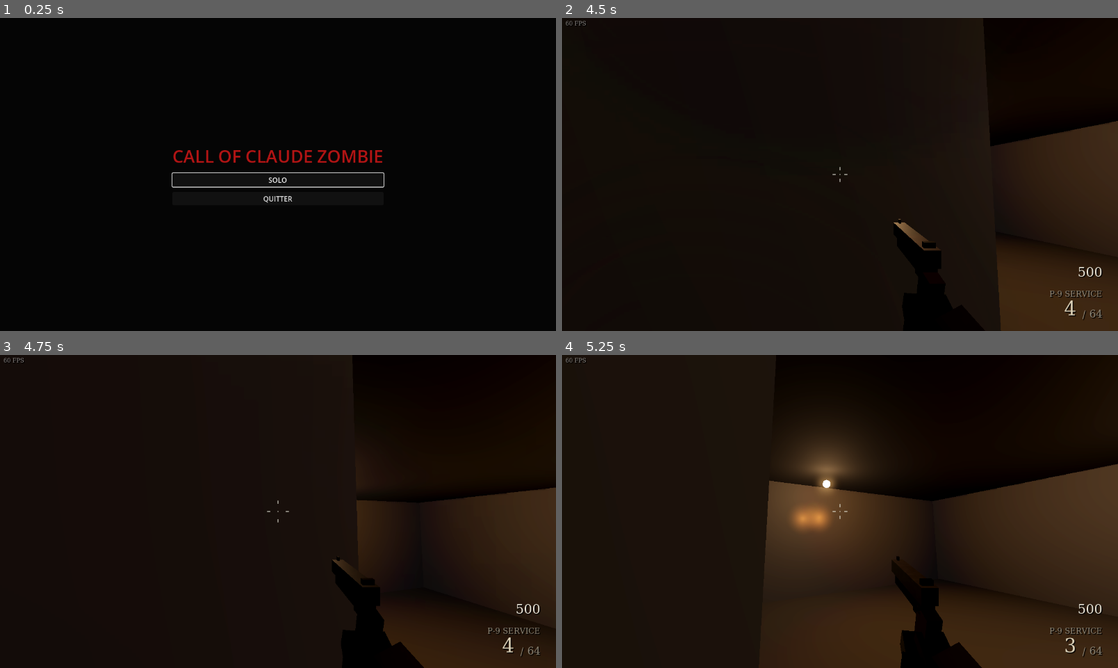
Above: before the commit, frames 1-4 (two rows, left to right).
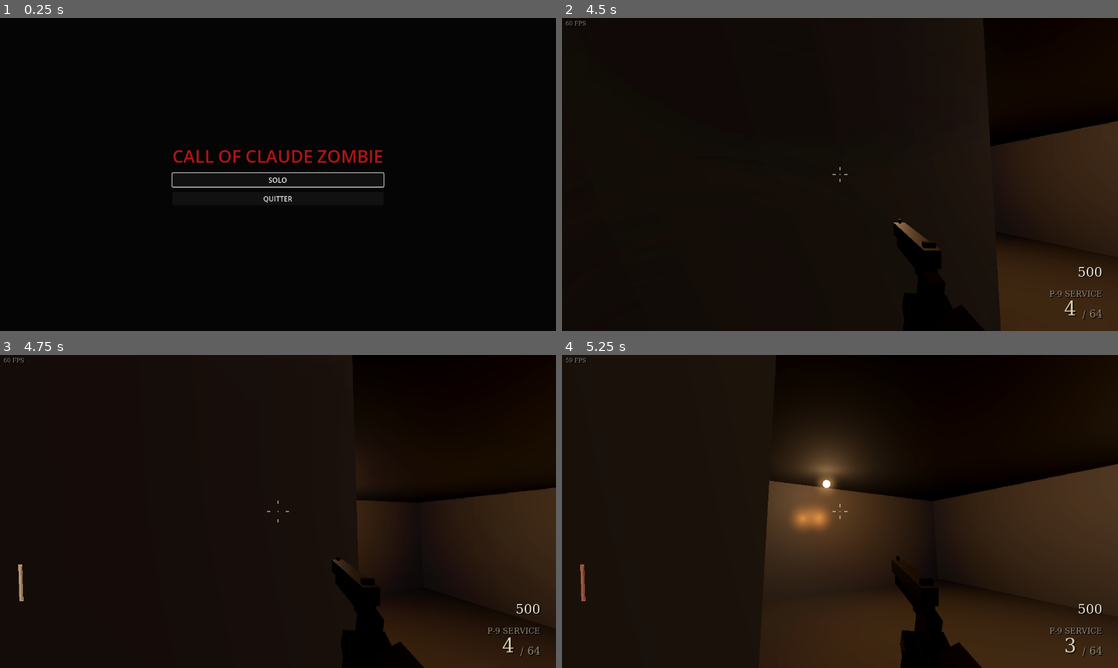
Above: after the commit, the same moments.

Repository: ValentinDelob/Claude-Of-Duty-Zombie
Game: Godot game, scene res://scenes/boot.tscn
Same seed, same stepped clock (60 frames per second), same inputs: the game is played once before the commit and once after it.
Inputs (mouse positions are in pixels of both pictures, inside the frame that each line leads up to):
- Up to frame 1 (0.25 s): no input
- Up to frame 2 (4.5 s): click "SOLO" at 0.5 s; move the mouse to (867, 174) at 1.27 s; hold Shift (sprint) 1.28-2.03 s; hold W (move_forward) from 1.28 s (still down); click (867, 174) at 1.42 s; tap Space (jump) at 1.52, 1.55, 1.82, 2.1, 2.27, 2.57, 3.05, 3.5, 3.77, 4.07 s; move the mouse to (812, 174) at 2.02 s; click (812, 174) at 2.17 s; tap Shift (sprint) at 2.3, 3.8 s; tap Enter at 2.75, 4.25 s; move the mouse to (851, 168) at 2.77 s; hold Right mouse button (aim) 2.78-3.53 s; click (851, 168) at 2.92 s; move the mouse to (834, 180) at 3.52 s; tap Ctrl (crouch) at 3.6 s; click (834, 180) at 3.67 s; move the mouse to (878, 177) at 4.27 s; press the mouse at (878, 177) at 4.28 s
- Up to frame 3 (4.75 s): keep holding W (move_forward); tap Space (jump) at 4.52, 4.55 s
- Up to frame 4 (5.25 s): tap Space (jump) at 4.82 s; tap Escape (pause) at 4.9 s; release W (move_forward) at 5 s; release the mouse at (878, 514) at 5 s; drag from (673, 464) to (756, 433) at 5.02 s

Frames 1-2 are identical in both runs. In frame 3, less than 0.1% of the frame differs, in the area x 3-5%, y 66-79%; in frame 4, less than 0.1%, in the area x 0-5%, y 0-79%.

Commit message:
feat: add round system
- RoundRules : formules pures et testées (nombre de zombies selon la manche
  et le nombre de joueurs, PV +100/manche puis x1,1 dès la manche 10,
  vivants max 24, cadence, répartition des vitesses)
- RoundManager (serveur) : manches, quotas, entractes, transitions
  diffusées aux clients, GameState PLAYING <-> ROUND_END
- les joueurs morts réapparaissent au début de la manche suivante
- HUD : compteur de manche (bâtons puis chiffres, pulsation)
- sons synthétisés : jingles de début/fin de manche, ambiance de bunker
- Spawner minimal sur les marqueurs de la carte
- tests unitaires + autotest round_system

Co-Authored-By: Claude Opus 5.5 <noreply@anthropic.com>

Diff:
--- a/scenes/game.tscn
+++ b/scenes/game.tscn
@@ -7,6 +7,7 @@
 [ext_resource type="Script" path="res://scripts/game/fx/fx.gd" id="5"]
 [ext_resource type="Script" path="res://scripts/game/zombies/zombie_manager.gd" id="6"]
 [ext_resource type="Script" path="res://scripts/game/points.gd" id="7"]
+[ext_resource type="Script" path="res://scripts/game/rounds/round_manager.gd" id="8"]
 
 [node name="Game" type="Node3D"]
 script = ExtResource("1")
@@ -20,6 +21,9 @@
 [node name="Points" type="Node" parent="."]
 script = ExtResource("7")
 
+[node name="Rounds" type="Node" parent="."]
+script = ExtResource("8")
+
 [node name="World" type="Node3D" parent="."]
 
 [node name="Players" type="Node3D" parent="."]
--- a/scripts/autoload/router.gd
+++ b/scripts/autoload/router.gd
@@ -21,6 +21,7 @@
 	Net.leave()
 	get_tree().paused = false
 	Input.mouse_mode = Input.MOUSE_MODE_VISIBLE
+	Audio.stop_music(1.0)
 	get_tree().change_scene_to_file.call_deferred(MENU_SCENE)
 	if GameState.state == GameState.State.DISCONNECTING:
 		GameState.set_state(GameState.State.MAIN_MENU)
--- a/scripts/game/game.gd
+++ b/scripts/game/game.gd
@@ -26,6 +26,8 @@
 @onready var combat: Combat = $Combat
 @onready var zombies: ZombieManager = $Zombies
 @onready var points: Points = $Points
+@onready var rounds: RoundManager = $Rounds
+var spawner: Spawner
 @onready var hud: Hud = $HUD
 
 
@@ -48,6 +50,7 @@
 	if multiplayer.is_server():
 		Net.all_loaded.connect(_on_all_loaded)
 		combat.player_fell.connect(_on_player_fell)
+	Audio.play_music("ambience_bunker", -6.0, 3.0)
 	Net.report_loaded()
 
 
@@ -56,6 +59,7 @@
 	map_data = MapData.parse(map_def.rows)
 	if multiplayer.is_server():
 		nav = NavGrid.new(map_data)
+		spawner = Spawner.new(self)
 	var builder := MapBuilder.new(map_data)
 	builder.materials = WorldLook.map_materials()
 	builder.build(world)
@@ -86,6 +90,9 @@
 		_spawn_player(pid, pos)
 	GameState.set_state(GameState.State.PLAYING)
 	capture_mouse(true)
+	if multiplayer.is_server():
+		session.sync_all()
+		rounds.start_game()
 
 
 func _spawn_player(pid: int, pos: Vector3) -> void:
@@ -142,27 +149,6 @@
 		capture_mouse(true)
 
 
-# --------------------------------------------------------------------------
-# Apparition provisoire des zombies (remplacée par le système de manches)
-# --------------------------------------------------------------------------
-
-const DEBUG_MAX_ZOMBIES := 4
-var debug_spawning := true
-var _debug_spawn_accum := 0.0
-
-
-func _process(delta: float) -> void:
-	if not debug_spawning or not multiplayer.is_server() or not GameState.is_in_game() or players.is_empty():
-		return
-	_debug_spawn_accum += delta
-	if _debug_spawn_accum < 3.0:
-		return
-	_debug_spawn_accum = 0.0
-	var spots: Array = map_data.markers.get("Z", [])
-	if spots.is_empty() or zombies.alive_count() >= DEBUG_MAX_ZOMBIES:
-		return
-	var c: Vector2i = spots[randi() % spots.size()]
-	zombies.spawn(MapData.cell_to_world(c, 0.0), randi() % 2, 150)
 
 
 # --------------------------------------------------------------------------
@@ -224,3 +210,33 @@
 
 func _leave_after_game_over(summary: String) -> void:
 	Router.back_to_menu("Partie terminée — " + summary)
+
+
+## Serveur : les joueurs morts reviennent au début de chaque manche (pistolet
+## de départ, points conservés).
+func respawn_dead_players() -> void:
+	var spawns: Array = map_data.markers.get(map_def.player_spawn_marker(), [])
+	for pid in session.data:
+		var pd: PlayerData = session.data[pid]
+		if pd.life != PlayerData.Life.DEAD:
+			continue
+		pd.life = PlayerData.Life.ALIVE
+		pd.health = pd.max_health
+		pd.weapons = [WeaponDB.new_instance(WeaponDB.STARTING_WEAPON)]
+		pd.slot = 0
+		session.sync_stats(pid)
+		session.sync_inventory(pid)
+		var c: Vector2i = spawns[Net.player_slot(pid) % spawns.size()]
+		_cl_respawn.rpc(pid, MapData.cell_to_world(c, 0.05))
+
+
+@rpc("authority", "call_local", "reliable")
+func _cl_respawn(pid: int, pos: Vector3) -> void:
+	var p: Player = players.get(pid)
+	if p == null:
+		return
+	p.set_dead(false)
+	if p.is_local:
+		p.teleport_to(pos)
+		p._eye_height = Player.EYE_HEIGHT
+		hud.show_center("", "", 0.0)
--- a/scripts/game/hud/hud.gd
+++ b/scripts/game/hud/hud.gd
@@ -21,6 +21,7 @@
 var _fade: ColorRect
 var _heart_t := 0.0
 var _scores: ScorePanel
+var _round: RoundCounter
 
 
 func _ready() -> void:
@@ -52,6 +53,12 @@
 	_debug = UiStyle.label("", 13, Color(1, 1, 1, 0.5), "mono")
 	_debug.position = Vector2(8, 6)
 	add_child(_debug)
+
+	_round = RoundCounter.new()
+	_round.set_anchors_preset(Control.PRESET_BOTTOM_LEFT)
+	_round.position = Vector2(34, -140)
+	_round.grow_vertical = Control.GROW_DIRECTION_BEGIN
+	add_child(_round)
 
 	_scores = ScorePanel.new()
 	_scores.set_anchors_preset(Control.PRESET_BOTTOM_RIGHT)
@@ -248,3 +255,7 @@
 		var base := c + dir * r
 		var col := Color(0.75, 0.05, 0.03, clampf(_t, 0.0, 0.8))
 		draw_colored_polygon(PackedVector2Array([tip, base + side, base - side]), col)
+
+
+func round_changed(n: int, starting: bool) -> void:
+	_round.set_round(n, starting)
--- /dev/null
+++ b/scripts/game/hud/round_counter.gd
@@ -0,0 +1,56 @@
+class_name RoundCounter
+extends Control
+## Compteur de manche en bas à gauche : bâtons de craie sanglants pour les
+## manches 1 à 5, puis chiffres. Pulse au changement de manche.
+
+var round_n := 0
+var _label: Label
+var _pulse := 0.0
+var _blink := 0.0
+
+
+func _ready() -> void:
+	custom_minimum_size = Vector2(220, 110)
+	mouse_filter = Control.MOUSE_FILTER_IGNORE
+	_label = UiStyle.label("", 92, UiStyle.BLOOD, "title")
+	_label.position = Vector2(0, -8)
+	add_child(_label)
+
+
+func set_round(n: int, starting: bool) -> void:
+	round_n = n
+	if starting:
+		_pulse = 1.0
+	else:
+		_blink = 3.0
+	_label.text = str(n) if n > 5 else ""
+	queue_redraw()
+
+
+func _process(delta: float) -> void:
+	if _pulse > 0.0 or _blink > 0.0:
+		_pulse = maxf(_pulse - delta * 0.45, 0.0)
+		_blink = maxf(_blink - delta, 0.0)
+		var col := UiStyle.BLOOD.lerp(UiStyle.BONE, _pulse)
+		if _blink > 0.0 and fmod(_blink, 0.5) < 0.25:
+			col = UiStyle.BLOOD.darkened(0.6)
+		modulate = Color(1, 1, 1, 1)
+		self_modulate = col
+		_label.add_theme_color_override("font_color", col)
+		queue_redraw()
+
+
+func _draw() -> void:
+	if round_n <= 0 or round_n > 5:
+		return
+	var col := self_modulate if self_modulate != Color.WHITE else UiStyle.BLOOD
+	var rng := RandomNumberGenerator.new()
+	rng.seed = 12345
+	for i in mini(round_n, 4):
+		var x := 14.0 + i * 26.0
+		var a := Vector2(x + rng.randf_range(-3, 3), 12)
+		var b := Vector2(x + rng.randf_range(-4, 4), 96)
+		draw_line(a, b, col, 9.0)
+		draw_line(a + Vector2(3, 4), b + Vector2(2, -3), col.darkened(0.3), 3.0)
+	if round_n == 5:
+		draw_line(Vector2(2, 80), Vector2(118, 26), col, 9.0)
--- /dev/null
+++ b/scripts/game/rounds/round_manager.gd
@@ -0,0 +1,122 @@
+class_name RoundManager
+extends Node
+## Progression des manches (chemin réseau : /root/Game/Rounds).
+##
+## Le serveur décide de tout : début et fin de manche, nombre de zombies,
+## cadence d'apparition, santé et vitesse. Les clients reçoivent uniquement les
+## transitions (_cl_round) et le nombre de zombies restants (HUD).
+
+enum Phase { WAITING, ACTIVE, INTERMISSION }
+
+signal round_started(round_n: int)
+signal round_ended(round_n: int)
+
+var game: Game
+var round_n := 0
+var phase: Phase = Phase.WAITING
+## Tests : fige la progression (pas d'apparition, pas de fin de manche).
+var paused := false
+## Serveur : zombies restant à faire apparaître dans la manche.
+var to_spawn := 0
+var total := 0
+var _timer := 0.0
+var _spawn_accum := 0.0
+var _rng := RandomNumberGenerator.new()
+var _started := false
+
+
+func _ready() -> void:
+	game = get_parent()
+	_rng.randomize()
+
+
+## Serveur : lance la première manche après un court délai.
+func start_game() -> void:
+	if not multiplayer.is_server():
+		return
+	_started = true
+	phase = Phase.WAITING
+	_timer = RoundRules.FIRST_ROUND_DELAY
+
+
+func player_count() -> int:
+	return maxi(game.players.size(), 1)
+
+
+func remaining() -> int:
+	return to_spawn + game.zombies.alive_count()
+
+
+func _process(delta: float) -> void:
+	if not multiplayer.is_server() or not _started or paused:
+		return
+	if GameState.state == GameState.State.GAME_OVER:
+		return
+	match phase:
+		Phase.WAITING, Phase.INTERMISSION:
+			_timer -= delta
+			if _timer <= 0.0:
+				_begin_round(round_n + 1)
+		Phase.ACTIVE:
+			_spawn_tick(delta)
+			if to_spawn <= 0 and game.zombies.alive_count() == 0:
+				_end_round()
+
+
+func _spawn_tick(delta: float) -> void:
+	if to_spawn <= 0:
+		return
+	_spawn_accum += delta
+	if _spawn_accum < RoundRules.spawn_interval(round_n, player_count()):
+		return
+	if game.zombies.alive_count() >= RoundRules.max_alive(round_n, player_count()):
+		return
+	var pos: Variant = game.spawner.pick_spawn_point()
+	if pos == null:
+		return
+	_spawn_accum = 0.0
+	to_spawn -= 1
+	game.zombies.spawn(pos, RoundRules.pick_speed(round_n, _rng), RoundRules.zombie_health(round_n))
+
+
+func _begin_round(n: int) -> void:
+	round_n = n
+	total = RoundRules.zombie_count(n, player_count())
+	to_spawn = total
+	_spawn_accum = 0.0
+	phase = Phase.ACTIVE
+	print("[Rounds] manche %d : %d zombies, %d PV" % [n, total, RoundRules.zombie_health(n)])
+	game.respawn_dead_players()
+	_cl_round.rpc(n, Phase.ACTIVE)
+
+
+func _end_round() -> void:
+	phase = Phase.INTERMISSION
+	_timer = RoundRules.INTERMISSION
+	print("[Rounds] fin de la manche %d" % round_n)
+	_cl_round.rpc(round_n, Phase.INTERMISSION)
+
+
+## Tests : force le passage à une manche donnée.
+func debug_jump_to(n: int) -> void:
+	for zid in game.zombies.zombies.keys():
+		game.zombies.despawn(zid)
+	_begin_round(n)
+
+
+@rpc("authority", "call_local", "reliable")
+func _cl_round(n: int, new_phase: int) -> void:
+	round_n = n
+	phase = new_phase as Phase
+	if phase == Phase.ACTIVE:
+		if GameState.state == GameState.State.ROUND_END:
+			GameState.set_state(GameState.State.PLAYING)
+		game.hud.round_changed(n, true)
+		Audio.play_2d("round_start", -2.0, 0.0)
+		round_started.emit(n)
+	else:
+		if GameState.state == GameState.State.PLAYING:
+			GameState.set_state(GameState.State.ROUND_END)
+		game.hud.round_changed(n, false)
+		Audio.play_2d("round_end", -2.0, 0.0)
+		round_ended.emit(n)
--- /dev/null
+++ b/scripts/game/rounds/round_rules.gd
@@ -0,0 +1,67 @@
+class_name RoundRules
+extends RefCounted
+## Formules des manches (fonctions pures, testées unitairement).
+## Inspirées de la progression classique : quelques marcheurs aux premières
+## manches, puis des hordes de plus en plus nombreuses, résistantes et rapides.
+
+const MAX_ALIVE := 24
+const INTERMISSION := 9.0
+const FIRST_ROUND_DELAY := 4.0
+
+## Nombre total de zombies de la manche.
+static func zombie_count(round_n: int, players: int) -> int:
+	var early := [0, 6, 8, 13, 18, 24]
+	var base: float
+	if round_n < early.size():
+		base = early[round_n]
+	else:
+		base = 24.0 + (round_n - 5) * 3.5 + pow(maxf(round_n - 10, 0), 1.6)
+	var mult := 1.0 + 0.5 * (clampi(players, 1, 8) - 1)
+	return int(round(base * mult))
+
+
+## Points de vie d'un zombie.
+static func zombie_health(round_n: int) -> int:
+	if round_n < 10:
+		return 150 + 100 * (round_n - 1)
+	var h := 950.0
+	for i in range(10, round_n + 1):
+		h *= 1.1
+	return int(h)
+
+
+## Nombre max de zombies vivants simultanément.
+static func max_alive(round_n: int, players: int) -> int:
+	return mini(MAX_ALIVE, 6 + round_n * 2 + (players - 1) * 4)
+
+
+## Délai entre deux apparitions (s).
+static func spawn_interval(round_n: int, players: int) -> float:
+	var t := 2.0 * pow(0.93, round_n - 1) / (1.0 + 0.25 * (players - 1))
+	return maxf(t, 0.35)
+
+
+## Poids des classes de vitesse [marche, trot, course, sprint].
+static func speed_weights(round_n: int) -> Array:
+	if round_n <= 2:
+		return [1.0, 0.0, 0.0, 0.0]
+	if round_n <= 4:
+		return [0.6, 0.4, 0.0, 0.0]
+	if round_n <= 7:
+		return [0.25, 0.5, 0.25, 0.0]
+	if round_n <= 10:
+		return [0.1, 0.3, 0.45, 0.15]
+	return [0.0, 0.15, 0.45, 0.4]
+
+
+static func pick_speed(round_n: int, rng: RandomNumberGenerator) -> int:
+	var w := speed_weights(round_n)
+	var total := 0.0
+	for v in w:
+		total += v
+	var r := rng.randf() * total
+	for i in w.size():
+		r -= w[i]
+		if r <= 0.0:
+			return i
+	return 0
--- /dev/null
+++ b/scripts/game/rounds/spawner.gd
@@ -0,0 +1,32 @@
+class_name Spawner
+extends RefCounted
+## Choix des points d'apparition des zombies (serveur).
+
+const MIN_PLAYER_DIST := 6.0
+const PREFERRED_MAX_DIST := 30.0
+
+var game: Game
+var points: Array[Vector3] = []
+var _rng := RandomNumberGenerator.new()
+
+
+func _init(g: Game) -> void:
+	game = g
+	_rng.randomize()
+	for c in g.map_data.markers.get("Z", []):
+		points.append(MapData.cell_to_world(c))
+
+
+## Point d'apparition : ni trop près ni trop loin des joueurs. null si aucun.
+func pick_spawn_point() -> Variant:
+	if points.is_empty():
+		return null
+	var good: Array[Vector3] = []
+	for pt in points:
+		var nearest := INF
+		for p: Player in game.players.values():
+			nearest = minf(nearest, p.global_position.distance_to(pt))
+		if nearest >= MIN_PLAYER_DIST and nearest <= PREFERRED_MAX_DIST:
+			good.append(pt)
+	var pool := good if not good.is_empty() else points
+	return pool[_rng.randi() % pool.size()]
--- a/tests/autotest/points_system.gd
+++ b/tests/autotest/points_system.gd
@@ -10,7 +10,7 @@
 	if p == null:
 		return
 	var game := Game.instance
-	game.debug_spawning = false
+	game.rounds.paused = true
 	game.combat.debug_invulnerable = true
 	await H.clear_zombies(self)
 	var pd := game.session.local_data()
--- /dev/null
+++ b/tests/autotest/round_system.gd
@@ -0,0 +1,51 @@
+extends AutotestScenario
+## Manches : démarrage, quota de zombies, fin de manche, entracte, manche
+## suivante plus dure, respawn des morts.
+
+var H := AutotestHelpers
+
+
+func kill_all(game: Game) -> void:
+	for z: Zombie in game.zombies.alive.duplicate():
+		game.combat.damage_zombie(z.id, 99999, 1, false, Vector3.FORWARD, Combat.HitKind.BULLET)
+
+
+func run() -> void:
+	timeout_sec = 120
+	var p: Player = await H.start_solo_game(self)
+	if p == null:
+		return
+	var game := Game.instance
+	var rounds := game.rounds
+	game.combat.debug_invulnerable = true
+	p.teleport_to(MapData.cell_to_world(Vector2i(12, 17), 0.05), 0.0)
+	await until(func(): return rounds.round_n == 1, 8.0, "manche 1")
+	at.check(rounds.total == 6, "manche 1 : 6 zombies (%d)" % rounds.total)
+	at.check(GameState.state == GameState.State.PLAYING, "état PLAYING pendant la manche")
+	await seconds(1.0)
+	await at.screenshot("round1")
+	# On élimine les zombies au fil de leur apparition.
+	var t := 0.0
+	var max_seen := 0
+	while rounds.phase == RoundManager.Phase.ACTIVE and t < 40.0:
+		max_seen = maxi(max_seen, game.zombies.alive_count())
+		await seconds(0.5)
+		t += 0.5
+		if game.zombies.alive_count() > 0:
+			var z: Zombie = game.zombies.alive[0]
+			if z.max_health != 150:
+				at.fail("PV manche 1 = %d au lieu de 150" % z.max_health)
+			kill_all(game)
+	at.check(rounds.phase == RoundManager.Phase.INTERMISSION, "fin de manche quand tout est mort")
+	at.check(GameState.state == GameState.State.ROUND_END, "état ROUND_END pendant l'entracte")
+	at.check(game.session.local_data().kills == 6, "6 zombies tués (%d)" % game.session.local_data().kills)
+	await until(func(): return rounds.round_n == 2, RoundRules.INTERMISSION + 2.0, "manche 2")
+	at.check(rounds.total == 8, "manche 2 : 8 zombies (%d)" % rounds.total)
+	await until(func(): return game.zombies.alive_count() > 0, 6.0, "zombie de manche 2")
+	at.check(game.zombies.alive[0].max_health == 250, "PV manche 2 = 250")
+	# Saut à la manche 12.
+	rounds.debug_jump_to(12)
+	await until(func(): return game.zombies.alive_count() > 0, 6.0, "zombie de manche 12")
+	at.check(game.zombies.alive[0].max_health == RoundRules.zombie_health(12), "PV manche 12 = %d" % RoundRules.zombie_health(12))
+	await seconds(0.3)
+	await at.screenshot("round12")
--- a/tests/autotest/zombie_damage.gd
+++ b/tests/autotest/zombie_damage.gd
@@ -13,7 +13,7 @@
 	if p == null:
 		return
 	game = Game.instance
-	game.debug_spawning = false
+	game.rounds.paused = true
 	await H.clear_zombies(self)
 	var origin := MapData.cell_to_world(Vector2i(4, 7), 0.05)
 	p.teleport_to(origin, -PI * 0.5)
--- a/tests/autotest/zombie_entity.gd
+++ b/tests/autotest/zombie_entity.gd
@@ -9,7 +9,7 @@
 	var zm := game.zombies
 	game.combat.debug_invulnerable = true
 	p.teleport_to(MapData.cell_to_world(Vector2i(12, 3), 0.05), 0.0)
-	await until(func(): return zm.zombies.size() > 0, 6.0, "premier zombie")
+	await until(func(): return zm.zombies.size() > 0, 12.0, "premier zombie")
 	var z: Zombie = zm.zombies.values()[0]
 	at.check(z.state == Zombie.State.EMERGE, "le zombie émerge du sol")
 	await seconds(Zombie.EMERGE_TIME + 0.3)
--- a/tests/autotest/zombie_navigation.gd
+++ b/tests/autotest/zombie_navigation.gd
@@ -28,7 +28,7 @@
 	if p == null:
 		return
 	game = Game.instance
-	game.debug_spawning = false
+	game.rounds.paused = true
 	game.combat.debug_invulnerable = true
 	await reach_test(Vector2i(16, 11), Vector2i(16, 7), 14.0, "contourne la salle fermée jusqu'à son entrée")
 	await reach_test(Vector2i(12, 17), Vector2i(2, 1), 16.0, "traverse l'arène jusqu'à la petite salle")
--- /dev/null
+++ b/tests/test_rounds.gd
@@ -0,0 +1,38 @@
+extends TestCase
+
+func test_zombie_count_progression() -> void:
+	assert_eq(RoundRules.zombie_count(1, 1), 6)
+	assert_eq(RoundRules.zombie_count(5, 1), 24)
+	assert_true(RoundRules.zombie_count(10, 1) > RoundRules.zombie_count(9, 1))
+	assert_eq(RoundRules.zombie_count(1, 4), 15, "x2.5 à 4 joueurs")
+	var prev := 0
+	for r in range(1, 40):
+		var c := RoundRules.zombie_count(r, 2)
+		assert_true(c >= prev, "croissant (manche %d)" % r)
+		prev = c
+
+
+func test_health_formula() -> void:
+	assert_eq(RoundRules.zombie_health(1), 150)
+	assert_eq(RoundRules.zombie_health(2), 250)
+	assert_eq(RoundRules.zombie_health(9), 950)
+	assert_eq(RoundRules.zombie_health(10), 1045)
+	assert_true(RoundRules.zombie_health(20) > 2500)
+
+
+func test_limits() -> void:
+	for r in range(1, 60):
+		assert_true(RoundRules.max_alive(r, 4) <= RoundRules.MAX_ALIVE)
+		assert_true(RoundRules.spawn_interval(r, 4) >= 0.35)
+
+
+func test_speed_distribution() -> void:
+	var rng := RandomNumberGenerator.new()
+	rng.seed = 1
+	for i in 50:
+		assert_eq(RoundRules.pick_speed(1, rng), 0, "manche 1 : marcheurs uniquement")
+	var fast := 0
+	for i in 200:
+		if RoundRules.pick_speed(15, rng) >= 2:
+			fast += 1
+	assert_true(fast > 120, "manche 15 : majorité de coureurs (%d/200)" % fast)
--- a/tools/gen_audio.gd
+++ b/tools/gen_audio.gd
@@ -258,3 +258,87 @@
 		var beat := s.env_exp(s.sweep(0.2, 70.0, 40.0), 0.005, 0.06)
 		s.mix(b, beat, at, 1.0 if at == 0.0 else 0.7)
 	_save("heartbeat", s.finish(s.lowpass(b, 300.0), 0.8))
+
+
+# ---------------------------------------------------------------- musique / ambiance
+
+## Nappe de cuivres sombres : scies désaccordées, filtrées, attaque lente.
+func _brass(seconds: float, freqs: Array, attack: float, cutoff: float) -> PackedFloat32Array:
+	var b := s.buf(seconds)
+	for f in freqs:
+		for det in [-0.004, 0.0, 0.005]:
+			var v := s.tone(seconds, f * (1.0 + det), "saw")
+			s.mix(b, v, 0.0, 0.18)
+	b = s.lowpass_sweep(b, cutoff * 0.3, cutoff)
+	b = s.env_adsr(b, attack, 0.4, 0.7, seconds * 0.35)
+	return b
+
+
+## Cloche / glas (partiels inharmoniques).
+func _bell(seconds: float, f: float) -> PackedFloat32Array:
+	var b := s.buf(seconds)
+	for pr in [[1.0, 1.0], [2.0, 0.6], [2.76, 0.45], [5.4, 0.25], [8.9, 0.12]]:
+		s.mix(b, s.env_exp(s.tone(seconds, f * pr[0]), 0.002, seconds / (pr[0] * 0.6)), 0.0, pr[1] * 0.3)
+	return b
+
+
+func _timpani(f: float) -> PackedFloat32Array:
+	var b := s.env_exp(s.sweep(1.2, f * 1.3, f), 0.003, 0.35)
+	s.mix(b, s.env_exp(s.lowpass(s.noise(0.3), 400.0), 0.001, 0.05), 0.0, 0.6)
+	return b
+
+
+func gen_round_start() -> void:
+	# Accord mineur grave qui enfle, glas et timbales.
+	var b := _brass(4.5, [55.0, 65.4, 82.4, 110.0], 1.2, 1400.0)
+	s.mix(b, _timpani(55.0), 0.0, 1.2)
+	s.mix(b, _timpani(55.0), 0.35, 0.9)
+	s.mix(b, _bell(4.0, 220.0), 0.1, 1.0)
+	s.mix(b, _bell(4.0, 207.6), 1.4, 0.8)
+	b = s.reverb(b, 0.9, 0.35, 2.5)
+	_save("round_start", s.finish(b, 0.9, 0.3))
+
+
+func gen_round_end() -> void:
+	# Mélodie descendante de boîte à musique désaccordée, sur un bourdon.
+	var b := s.buf(5.0)
+	var notes := [659.3, 622.3, 523.3, 493.9, 440.0, 415.3]
+	for i in notes.size():
+		var n := s.env_exp(s.tone(1.5, notes[i] * (1.0 + s.rng.randf_range(-0.008, 0.008)), "tri"), 0.004, 0.45)
+		s.mix(n, s.env_exp(s.tone(1.5, notes[i] * 2.01), 0.004, 0.2), 0.0, 0.3)
+		s.mix(b, n, i * 0.42, 0.5)
+	var drone := s.env_adsr(s.lowpass(s.tone(5.0, 55.0, "saw"), 300.0), 0.5, 1.0, 0.6, 2.0)
+	s.mix(b, drone, 0.0, 0.5)
+	b = s.reverb(b, 0.9, 0.4, 2.5)
+	_save("round_end", s.finish(b, 0.8, 0.3))
+
+
+func gen_ambience_bunker() -> void:
+	# Boucle de 20 s : bourdon grave, souffle de ventilation, grincements lointains.
+	var dur := 20.0
+	var b := s.lowpass(s.brown_noise(dur), 180.0)
+	b = s.gain(b, 0.6)
+	var hum := s.tone(dur, 50.0)
+	s.mix(hum, s.tone(dur, 100.0), 0.0, 0.3)
+	s.mix(b, hum, 0.0, 0.05)
+	var air := s.bandpass(s.noise(dur), 700.0, 0.7)
+	for i in air.size():
+		air[i] *= 0.5 + 0.5 * sin(TAU * i / (Synth.RATE * 5.0))
+	s.mix(b, air, 0.0, 0.08)
+	for k in 5:
+		var creak := s.env_adsr(s.bandpass(s.sweep(1.2, s.rng.randf_range(300.0, 500.0), s.rng.randf_range(200.0, 280.0), "saw"), 900.0, 6.0), 0.3, 0.3, 0.6, 0.4)
+		s.mix(b, creak, s.rng.randf_range(1.0, dur - 2.0), 0.12)
+	for k in 4:
+		s.mix(b, _clank(s.rng.randf_range(200.0, 400.0), 0.3), s.rng.randf_range(1.0, dur - 1.5), 0.15)
+	b = s.reverb(b, 0.95, 0.4, 0.1)
+	b.resize(int(dur * Synth.RATE))
+	# Fondu de bouclage.
+	var f := int(0.5 * Synth.RATE)
+	for i in f:
+		var t := float(i) / f
+		b[i] = b[i] * t + b[b.size() - f + i] * (1.0 - t)
+	b.resize(b.size() - f)
+	var m := 0.0001
+	for v in b:
+		m = maxf(m, absf(v))
+	_save("ambience_bunker", s.gain(b, 0.6 / m), true)
Not shown, added: assets/audio/ambience_bunker.wav.import
Not shown, added: assets/audio/round_end.wav.import
Not shown, added: assets/audio/round_start.wav.import
Not shown: 1 places in scenes/game.tscn that only renumber resources
Not shown, added: scripts/game/hud/round_counter.gd.uid
Not shown, added: scripts/game/rounds/round_manager.gd.uid
Not shown, added: scripts/game/rounds/round_rules.gd.uid
Not shown, added: scripts/game/rounds/spawner.gd.uid
Not shown, added: tests/autotest/round_system.gd.uid
Not shown, added: tests/test_rounds.gd.uid
Not shown, added: assets/audio/ambience_bunker.wav
Not shown, added: assets/audio/round_end.wav
(and 1 more such lines)
